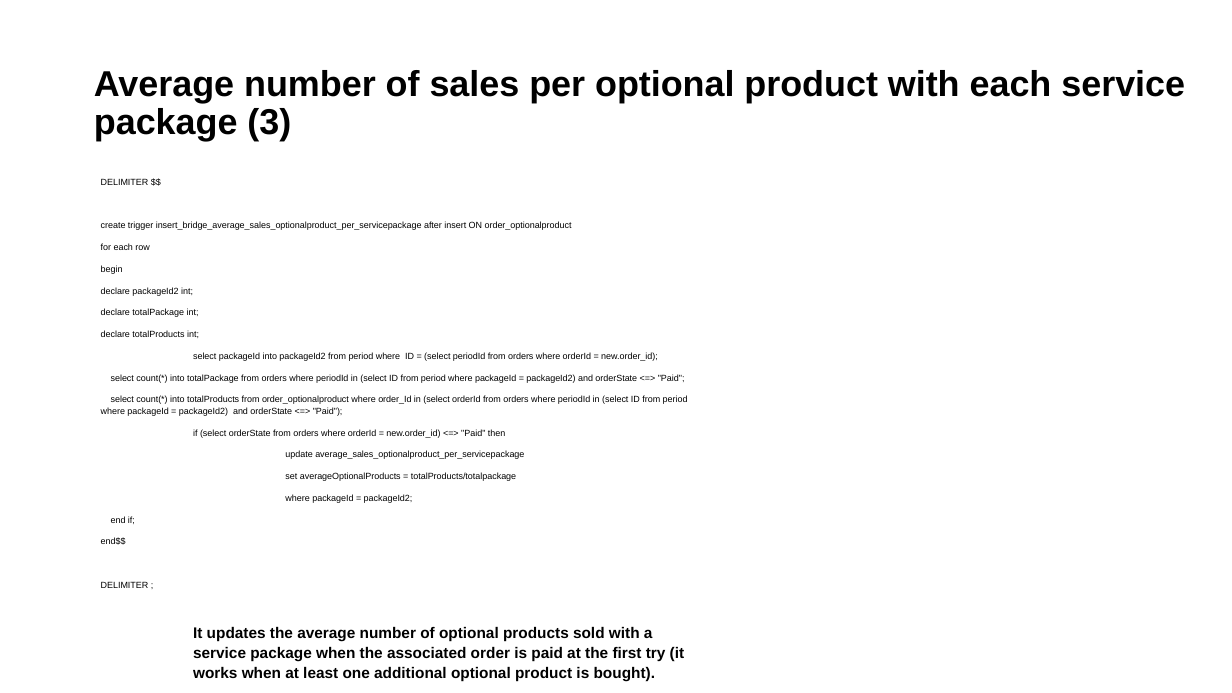
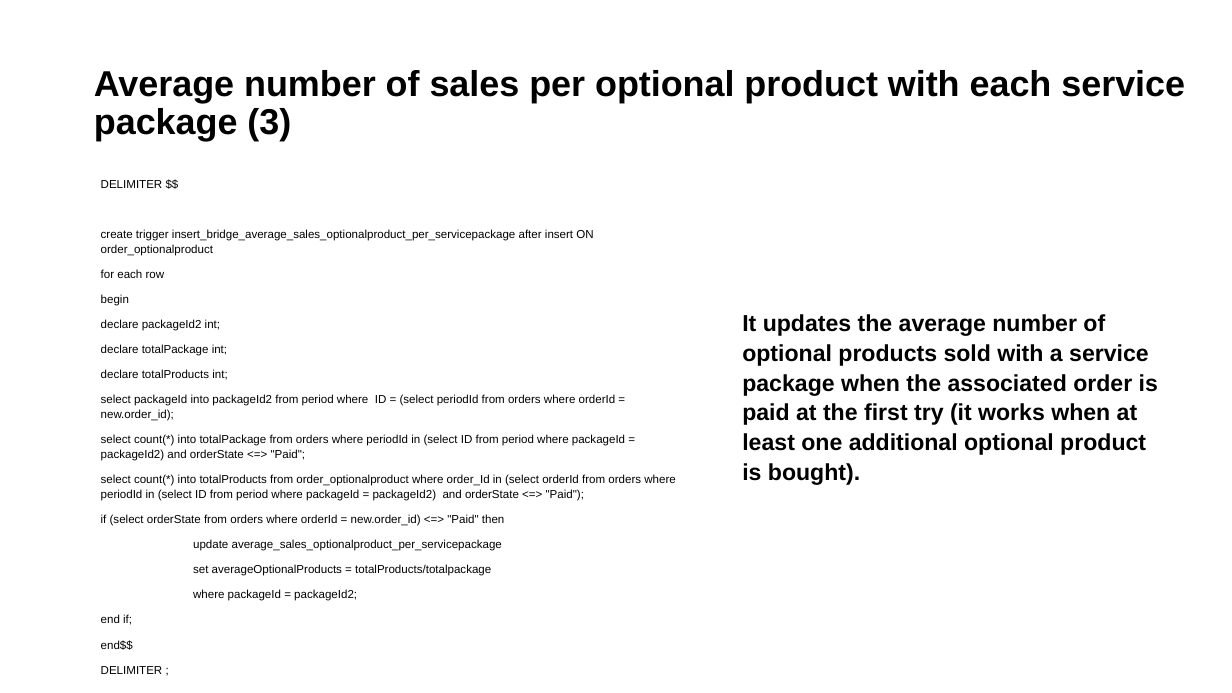
Before and after one commit to priscia99/databases-2-project, a slide deck: slide 21 of Deliverables/Report/Report.pptx. Drawn at 1232x693 pixels with LibreOffice and Linux fonts; fonts in the diff are those of the drawing. Boxes give left, top, right and bottom in pixels: in the first picture for what was removed or moved away, otherwise in the second. Text is boxed around its words. In the diff, an @@ line names an element or a change of style, - is before the commit and + after.

```diff
--- a/Deliverables/Report/Report.pptx
+++ b/Deliverables/Report/Report.pptx
@@ text "DELIMITER $$" at [101,180,675,674]: size 7 to 9 pt @@
@@ text added at [742,314,1158,485], 18 pt, text #000000, bold @@
+It updates the average number of optional products sold with a service package when the associated order is paid at the first try (it works when at least one additional optional product is bought).
@@ text at [193,627,684,681]: paragraph removed @@
-It updates the average number of optional products sold with a service package when the associated order is paid at the first try (it works when at least one additional optional product is bought).
```
Also in this commit, not shown: 20 other slides changed, 1 other file.
